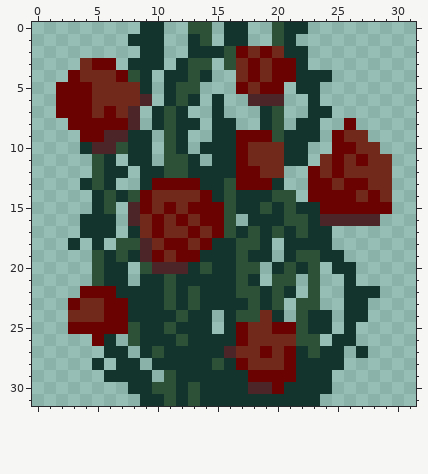
Two states of a pixel-art sprite, Medival_pack/textures/blocks/double_plant_rose_bottom.png. The picture above is the old version.
The file is 32x32 pixels.
The same view after the edit:
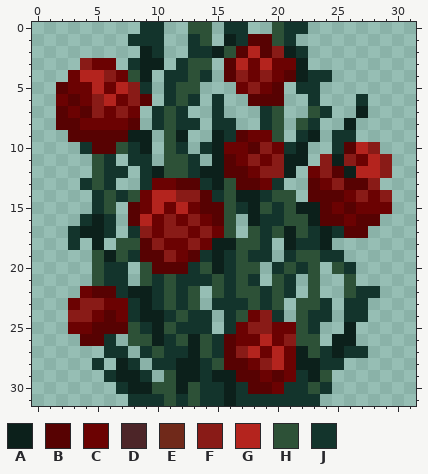
Palette (. is transparent): A #0c201b  B #570202  C #6b0202  D #4c2528  E #70291a  F #891b17  G #b4241e  H #2d5137  J #13342c
Change:
Changed rows in their new state; - is an unchanged pixel.
first column x 2:
 1 --------------A-BB----------
 2 -------A-----A-BGBFA--------
 3 --F----AA-----BG-G--A-------
 4 --GGF--A------BF-F-BA-------
 5 B--GCGF---------F-B---------
 6 -B-FGCFB--------BBB------J--
 7 B-BF-FC--------------H---A--
 8 BB----B-------------H---A---
 9 -BBBBBAA--A--A-B---.-A-JJ.--
10 ---BB--A-----AC-BFC-A--JBGF-
11 -------------AB-FCFAA-FAF-GF
12 --------A---AABB-FFA--FBAGGF
13 ----------BB-A-BB----B-FBBF.
14 --------GGFFB--AA----BBB-F-F
15 ------B-G-G-BB--A---AAB-B---
16 ---A--BG-F-F-B--A----ABBCBB-
17 -JAA---F-FF-F--.---A--AJBB--
18 ---A---BF--F-AA----A--A-----
19 ----A--BBF-B-A--------------
20 --------BBB--A---------H----
21 -------H-----H-----J----H---
22 ---BB-AA----.H----------H---
23 --FF---A----.---------J-----
24 -FFCB--AA-------CF----------
25 ---BBB--A-------FF----.-A---
26 --BB---HA--AH-B-CGCF---AA---
27 -----------AH-BFG-G-A--AJ---
28 -----A----AA--BBCFG-AA------
29 -----AA---AA-AABB-B--AH-----
30 -----JAA--A---A-BB---H------
31 ------J-------A-------------
Boxes around the changes in both pictures, in picture pixels (x1, y1, x2, y2):
changed: (56, 34, 392, 406)
